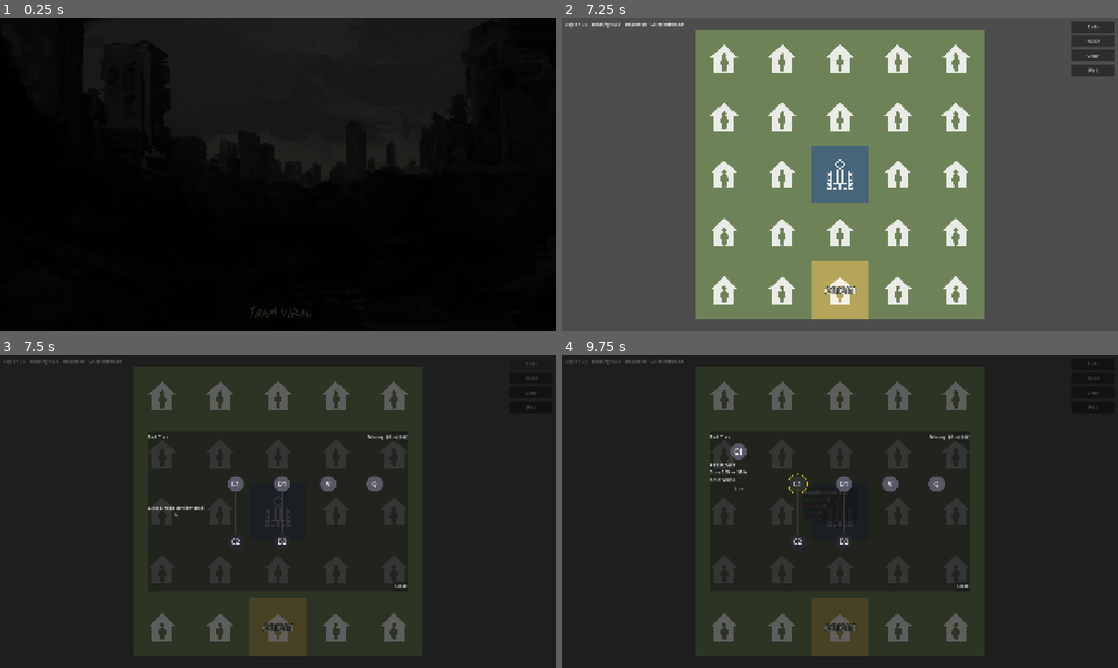
Above: before the commit, frames 1-4 (two rows, left to right).
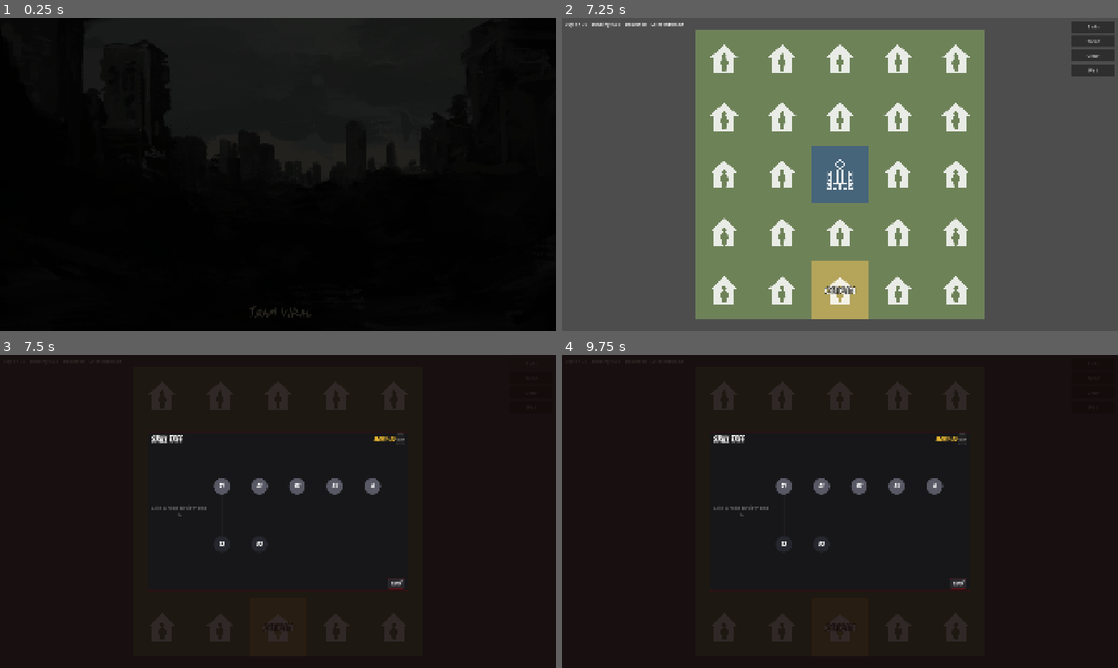
Above: after the commit, the same moments.

Repository: yuleedev/sgai-26
Game: Godot game, scene res://scenes/start_screen.tscn
Two runs of this game, one before a commit and one after it. Both use one fixed random seed, a clock stepped at 60 frames per second and the inputs below.
Inputs (mouse positions are in pixels of both pictures, inside the frame that each line leads up to):
- Up to frame 1 (0.25 s): no input
- Up to frame 2 (7.25 s): tap Enter (ui_accept) at 0.5, 0.77, 1.52, 3.02, 3.77, 4.25, 4.52, 5, 5.75, 6.02 s; move the mouse to (962, 158) at 0.52 s; click (962, 158) at 0.67 s; move the mouse to (728, 190) at 1.27 s; click (728, 190) at 1.42 s; move the mouse to (895, 105) at 2.02 s; click (895, 105) at 2.17 s; move the mouse to (812, 237) at 2.77 s; click (812, 237) at 2.92 s; move the mouse to (1006, 221) at 3.52 s; click (1006, 221) at 3.67 s; move the mouse to (673, 127) at 4.27 s; click (673, 127) at 4.42 s; move the mouse to (867, 174) at 5.02 s; click (867, 174) at 5.17 s; move the mouse to (756, 96) at 5.77 s; click (756, 96) at 5.92 s; click "START" at 6.5 s
- Up to frame 3 (7.5 s): click "Skills" at 7.25 s
- Up to frame 4 (9.75 s): click "Treat" at 8 s; click "Clear" at 8.75 s; click (795, 483) at 9.5 s, where only the run before the commit has a clickable "C1"

Frames 1-2 are identical in both runs. In frame 3, 29% of the frame differs, in the area x 0-97%, y 1-97%; in frame 4, 29%.

Commit message:
added clear to skill tree, skill tree now actually updates game menu

Diff:
--- a/scripts/core/game_manager.gd
+++ b/scripts/core/game_manager.gd
@@ -22,9 +22,9 @@
 	Vector2i(1, 0),
 ]
 
-const TREAT_CURE_RATE := 0.20
-const CLEAR_KILL_RATE := 0.40
-const STARTING_DOSES := 10
+var treat_cure_rate: float = 0.20
+var clear_kill_rate: float = 0.40
+var max_doses: int = 10
 const TILE_PX := 200
 const TILE_SOURCE_ID := 0
 const COLOR_TILES: Array[Vector2i] =[
@@ -39,7 +39,10 @@
 var money := 0
 var day := 1
 var skills: Dictionary = {}
-var doses := STARTING_DOSES
+var doses: int
+var spread_multiplier: float = 1.0
+var reinforced_clear_fee: int = 0
+var vaccine_unlock_day: int = 30
 var selected_cell := Vector2i(-1, -1)
 var status_label: Label
 var action_label: Label
@@ -53,6 +56,7 @@
 var hovered_cell := Vector2i(-1, -1)
 
 func _ready() -> void:
+	doses = max_doses
 	initialize_grid()
 	zombie_cell = random_outer_cell()
 	seed_infection(zombie_cell, STARTING_ZOMBIES)
@@ -215,7 +219,7 @@
 		set_last_action("No doses left")
 		return
 	var data := cell_data[selected_cell]
-	var cured: int = int(floor(data["infected"] * TREAT_CURE_RATE))
+	var cured: int = int(floor(data["infected"] * treat_cure_rate))
 	data["infected"] -= cured
 	data["cured"] += cured
 	doses -= 1
@@ -229,7 +233,7 @@
 		set_last_action("Select a neighborhood first")
 		return
 	var data := cell_data[selected_cell]
-	var killed: int = int(floor(data["infected"] * CLEAR_KILL_RATE))
+	var killed: int = int(floor(data["infected"] * clear_kill_rate))
 	data["infected"] -= killed
 	data["dead"] += killed
 	set_last_action("Cleared (%d, %d): -%d infected, +%d dead" % [selected_cell.x, selected_cell.y, killed, killed])
@@ -255,7 +259,33 @@
 		return false
 	money -= cost
 	skills[skill] = true
-	print("Purchased upgrade: ", skill, " | Money remaining: ", money)
+	match skill:
+		"better_treatment_1":
+			treat_cure_rate = 0.35
+		"better_treatment_2":
+			treat_cure_rate = 0.50
+		"extra_doses_1":
+			max_doses += 5
+			doses += 5
+		"extra_doses_2":
+			max_doses += 5
+			doses += 5
+		"reinforced_clear":
+			reinforced_clear_fee = 8000
+		"rush_vaccine":
+			vaccine_unlock_day = 27
+		"quarantine":
+			spread_multiplier = 0.5
+	var skill_names := {
+		"better_treatment_1": "Better Treatment I",
+		"better_treatment_2": "Better Treatment II",
+		"extra_doses_1": "Extra Doses I",
+		"extra_doses_2": "Extra Doses II",
+		"reinforced_clear": "Reinforced Clear",
+		"rush_vaccine": "Rush Vaccine",
+		"quarantine": "Quarantine",
+	}
+	set_last_action("Purchased " + skill_names.get(skill, skill))
 	return true
 
 func _on_skills_pressed() -> void:
--- a/scripts/ui/skill_tree.gd
+++ b/scripts/ui/skill_tree.gd
@@ -13,66 +13,79 @@
 @onready var detail_cost: Label = %DetailCost
 @onready var detail_buy_button: Button = %DetailBuyButton
 @onready var detail_purchased: Label = %DetailPurchased
+@onready var bg_overlay: ColorRect = $Background
+@onready var panel: PanelContainer = $Panel
+
+var _bangers: FontFile
 
 const SKILLS := [
 	{
-		key = "better_cure_1",
-		name = "Better Cure",
-		desc = "Cure 20% → 35%",
+		key = "better_treatment_1",
+		name = "Better Treatment I",
+		desc = "Treat 20% → 35%",
+		cost = 50000,
+		letter = "T1",
+		pos = Vector2(40, 140),
+		prereqs = [],
+	},
+	{
+		key = "better_treatment_2",
+		name = "Better Treatment II",
+		desc = "Treat 35% → 50%",
 		cost = 100000,
-		letter = "C1",
-		pos = Vector2(100, 140),
-		prereqs = [],
-	},
-	{
-		key = "better_cure_2",
-		name = "Better Cure II",
-		desc = "Cure 35% → 50%",
-		cost = 200000,
-		letter = "C2",
-		pos = Vector2(100, 340),
-		prereqs = ["better_cure_1"],
+		letter = "T2",
+		pos = Vector2(40, 340),
+		prereqs = ["better_treatment_1"],
 	},
 	{
 		key = "extra_doses_1",
-		name = "Extra Doses",
+		name = "Extra Doses I",
 		desc = "+5 doses",
-		cost = 80000,
+		cost = 40000,
 		letter = "D1",
-		pos = Vector2(260, 140),
+		pos = Vector2(170, 140),
 		prereqs = [],
 	},
 	{
 		key = "extra_doses_2",
 		name = "Extra Doses II",
 		desc = "+5 more",
-		cost = 120000,
+		cost = 70000,
 		letter = "D2",
-		pos = Vector2(260, 340),
+		pos = Vector2(170, 340),
 		prereqs = ["extra_doses_1"],
+	},
+	{
+		key = "reinforced_clear",
+		name = "Reinforced Clear",
+		desc = "Unlock paid Clear (55% kill for $8K)",
+		cost = 50000,
+		letter = "RC",
+		pos = Vector2(300, 140),
+		prereqs = [],
 	},
 	{
 		key = "rush_vaccine",
 		name = "Rush Vaccine",
-		desc = "Vaccine 3 days earlier",
-		cost = 150000,
-		letter = "V",
-		pos = Vector2(420, 140),
+		desc = "Vaccine unlocked at day 27",
+		cost = 80000,
+		letter = "RV",
+		pos = Vector2(430, 140),
 		prereqs = [],
 	},
 	{
 		key = "quarantine",
 		name = "Quarantine",
 		desc = "All spread chances halved",
-		cost = 120000,
+		cost = 110000,
 		letter = "Q",
-		pos = Vector2(580, 140),
+		pos = Vector2(560, 140),
 		prereqs = [],
 	},
 ]
 
 const CONNECTIONS := [
-	["better_cure_1", "better_cure_2"],
+	["better_treatment_1", "better_treatment_2"],
 	["extra_doses_1", "extra_doses_2"],
 ]
 
@@ -83,12 +96,146 @@
 var selected_key: String = ""
 
 func _ready() -> void:
+	_bangers = load("res://assets/Bangers-Regular.ttf")
+	_apply_theme()
 	build_visual_tree()
 	visual_tree.draw.connect(_on_visual_tree_draw)
 	close_button.pressed.connect(_on_close_pressed)
 	earn_button.pressed.connect(_on_earn_pressed)
 	detail_buy_button.pressed.connect(_on_detail_buy_pressed)
 	hide_details()
+
+func _apply_theme() -> void:
+	bg_overlay.color = Color(0.06, 0.02, 0.02, 0.85)
+
+	var panel_bg := StyleBoxFlat.new()
+	panel_bg.bg_color = Color(0.09, 0.09, 0.10)
+	panel_bg.set_corner_radius_all(8)
+	panel_bg.corner_detail = 8
+	panel_bg.border_width_left = 2
+	panel_bg.border_width_right = 2
+	panel_bg.border_width_top = 2
+	panel_bg.border_width_bottom = 2
+	panel_bg.border_color = Color(0.25, 0.05, 0.05)
+	panel_bg.content_margin_left = 12
+	panel_bg.content_margin_right = 12
+	panel_bg.content_margin_top = 8
+	panel_bg.content_margin_bottom = 8
+	panel.add_theme_stylebox_override("panel", panel_bg)
+
+	panel.add_theme_color_override("font_color", Color(0.88, 0.88, 0.88))
+
+	var title := $Panel/MainVBox/Header/Title as Label
+	if title != null and _bangers != null:
+		title.add_theme_font_override("font", _bangers)
+		title.add_theme_font_size_override("font_size", 32)
+		title.add_theme_color_override("font_color", Color(0.9, 0.9, 0.9))
+
+	money_label.add_theme_font_override("font", _bangers)
+	money_label.add_theme_font_size_override("font_size", 20)
+	money_label.add_theme_color_override("font_color", Color(0.95, 0.75, 0.2))
+
+	detail_hint.add_theme_color_override("font_color", Color(0.5, 0.5, 0.5))
+	detail_hint.add_theme_font_size_override("font_size", 16)
+
+	detail_name.add_theme_font_override("font", _bangers)
+	detail_name.add_theme_font_size_override("font_size", 22)
+	detail_name.add_theme_color_override("font_color", Color(0.9, 0.9, 0.9))
+
+	detail_desc.add_theme_color_override("font_color", Color(0.7, 0.7, 0.7))
+	detail_desc.add_theme_font_size_override("font_size", 14)
+
+	detail_cost.add_theme_font_override("font", _bangers)
+	detail_cost.add_theme_font_size_override("font_size", 18)
+	detail_cost.add_theme_color_override("font_color", Color(0.95, 0.75, 0.2))
+
+	detail_purchased.add_theme_font_override("font", _bangers)
+	detail_purchased.add_theme_font_size_override("font_size", 20)
+	detail_purchased.add_theme_color_override("font_color", Color(0.3, 0.9, 0.3))
+
+	detail_buy_button.add_theme_font_override("font", _bangers)
+	detail_buy_button.add_theme_font_size_override("font_size", 18)
+
+	close_button.add_theme_font_override("font", _bangers)
+	close_button.add_theme_font_size_override("font_size", 18)
+
+	earn_button.add_theme_font_override("font", _bangers)
+	earn_button.add_theme_font_size_override("font_size", 14)
+	earn_button.add_theme_color_override("font_color", Color(0.5, 0.5, 0.5))
+
+	_style_dark_button(detail_buy_button)
+	_style_dark_button(close_button)
+
+	var earn_sb := StyleBoxFlat.new()
+	earn_sb.bg_color = Color(0.12, 0.12, 0.12)
+	earn_sb.set_corner_radius_all(4)
+	earn_sb.corner_detail = 6
+	earn_sb.border_width_left = 1
+	earn_sb.border_width_right = 1
+	earn_sb.border_width_top = 1
+	earn_sb.border_width_bottom = 1
+	earn_sb.border_color = Color(0.2, 0.2, 0.2)
+	earn_button.add_theme_stylebox_override("normal", earn_sb)
+
+func _style_dark_button(btn: Button) -> void:
+	var normal := StyleBoxFlat.new()
+	normal.bg_color = Color(0.15, 0.15, 0.17)
+	normal.set_corner_radius_all(4)
+	normal.corner_detail = 6
+	normal.border_width_left = 1
+	normal.border_width_right = 1
+	normal.border_width_top = 1
+	normal.border_width_bottom = 1
+	normal.border_color = Color(0.35, 0.08, 0.08)
+	normal.content_margin_left = 12
+	normal.content_margin_right = 12
+	normal.content_margin_top = 4
+	normal.content_margin_bottom = 4
+	btn.add_theme_stylebox_override("normal", normal)
+	btn.add_theme_color_override("font_color", Color(0.85, 0.85, 0.85))
+
+	var hover := StyleBoxFlat.new()
+	hover.bg_color = Color(0.25, 0.1, 0.1)
+	hover.set_corner_radius_all(4)
+	hover.corner_detail = 6
+	hover.border_width_left = 1
+	hover.border_width_right = 1
+	hover.border_width_top = 1
+	hover.border_width_bottom = 1
+	hover.border_color = Color(0.5, 0.12, 0.12)
+	hover.content_margin_left = 12
+	hover.content_margin_right = 12
+	hover.content_margin_top = 4
+	hover.content_margin_bottom = 4
+	btn.add_theme_stylebox_override("hover", hover)
+	btn.add_theme_color_override("font_hover_color", Color(1.0, 1.0, 1.0))
+
+	var pressed := StyleBoxFlat.new()
+	pressed.bg_color = Color(0.1, 0.05, 0.05)
+	pressed.set_corner_radius_all(4)
+	pressed.corner_detail = 6
+	pressed.border_width_left = 1
+	pressed.border_width_right = 1
+	pressed.border_width_top = 1
+	pressed.border_width_bottom = 1
+	pressed.border_color = Color(0.3, 0.05, 0.05)
+	pressed.content_margin_left = 12
+	pressed.content_margin_right = 12
+	pressed.content_margin_top = 4
+	pressed.content_margin_bottom = 4
+	btn.add_theme_stylebox_override("pressed", pressed)
+
+	var disabled := StyleBoxFlat.new()
+	disabled.bg_color = Color(0.08, 0.08, 0.08)
+	disabled.set_corner_radius_all(4)
+	disabled.corner_detail = 6
+	disabled.border_width_left = 1
+	disabled.border_width_right = 1
+	disabled.border_width_top = 1
+	disabled.border_width_bottom = 1
+	disabled.border_color = Color(0.12, 0.12, 0.12)
+	btn.add_theme_stylebox_override("disabled", disabled)
+	btn.add_theme_color_override("font_disabled_color", Color(0.3, 0.3, 0.3))
 
 func hide_details() -> void:
 	detail_hint.visible = true
@@ -117,7 +264,8 @@
 	sb.content_margin_bottom = 0
 	sb.bg_color = _get_node_color(key)
 	detail_icon.add_theme_stylebox_override("normal", sb)
-	detail_icon.add_theme_font_size_override("font_size", 26)
+	detail_icon.add_theme_font_override("font", _bangers)
+	detail_icon.add_theme_font_size_override("font_size", 24)
 
 	var gm = get_parent()
 	if gm.has_skill(key):
@@ -185,15 +333,46 @@
 		btn.position = skill.pos - Vector2(NODE_RADIUS, NODE_RADIUS)
 		btn.pressed.connect(_on_node_pressed.bind(skill.key))
 
-		var sb := StyleBoxFlat.new()
-		sb.set_corner_radius_all(NODE_RADIUS)
-		sb.corner_detail = 12
-		sb.content_margin_left = 0
-		sb.content_margin_right = 0
-		sb.content_margin_top = 0
-		sb.content_margin_bottom = 0
-		btn.add_theme_stylebox_override("normal", sb)
-		btn.add_theme_font_size_override("font_size", 24)
+		var sb_base := StyleBoxFlat.new()
+		sb_base.set_corner_radius_all(NODE_RADIUS)
+		sb_base.corner_detail = 12
+		sb_base.content_margin_left = 0
+		sb_base.content_margin_right = 0
+		sb_base.content_margin_top = 0
+		sb_base.content_margin_bottom = 0
+		btn.add_theme_stylebox_override("normal", sb_base)
+
+		var sb_hover := StyleBoxFlat.new()
+		sb_hover.set_corner_radius_all(NODE_RADIUS)
+		sb_hover.corner_detail = 12
+		sb_hover.content_margin_left = 0
+		sb_hover.content_margin_right = 0
+		sb_hover.content_margin_top = 0
+		sb_hover.content_margin_bottom = 0
+		sb_hover.bg_color = Color(0.4, 0.4, 0.45)
+		btn.add_theme_stylebox_override("hover", sb_hover)
+
+		var sb_pressed := StyleBoxFlat.new()
+		sb_pressed.set_corner_radius_all(NODE_RADIUS)
+		sb_pressed.corner_detail = 12
+		sb_pressed.content_margin_left = 0
+		sb_pressed.content_margin_right = 0
+		sb_pressed.content_margin_top = 0
+		sb_pressed.content_margin_bottom = 0
+		sb_pressed.bg_color = Color(0.2, 0.2, 0.25)
+		btn.add_theme_stylebox_override("pressed", sb_pressed)
+
+		var sb_disabled := StyleBoxFlat.new()
+		sb_disabled.set_corner_radius_all(NODE_RADIUS)
+		sb_disabled.corner_detail = 12
+		sb_disabled.content_margin_left = 0
+		sb_disabled.content_margin_right = 0
+		sb_disabled.content_margin_top = 0
+		sb_disabled.content_margin_bottom = 0
+		btn.add_theme_stylebox_override("disabled", sb_disabled)
+
+		btn.add_theme_font_override("font", _bangers)
+		btn.add_theme_font_size_override("font_size", 22)
 		btn.add_theme_color_override("font_color", Color.WHITE)
 
 		upgrade_buttons[skill.key] = btn
@@ -218,18 +397,18 @@
 
 		var color: Color
 		if gm.has_skill(conn[0]) and gm.has_skill(conn[1]):
-			color = Color(0.2, 0.8, 0.2, 0.8)
+			color = Color(0.25, 0.9, 0.25, 0.9)
 		elif gm.has_skill(conn[0]):
-			color = Color(0.6, 0.8, 0.6, 0.5)
+			color = Color(0.5, 0.85, 0.5, 0.5)
 		else:
-			color = Color(0.3, 0.3, 0.3, 0.6)
-
-		visual_tree.draw_line(from_pos, to_pos, color, 2.0, true)
+			color = Color(0.3, 0.2, 0.2, 0.5)
+
+		visual_tree.draw_line(from_pos, to_pos, color, 2.5, true)
 
 	if selected_key != "":
 		var skill = _get_skill(selected_key)
 		if skill != null:
-			visual_tree.draw_circle(skill.pos, NODE_RADIUS + 5, Color(1.0, 0.85, 0.0, 0.8), false, 3.0)
+			visual_tree.draw_circle(skill.pos, NODE_RADIUS + 5, Color(1.0, 0.7, 0.0, 0.9), false, 3.0)
 
 
 
@@ -238,24 +417,33 @@
 	for skill in SKILLS:
 		var btn = upgrade_buttons[skill.key]
 		var color = _get_node_color(skill.key)
-
-		var sb := StyleBoxFlat.new()
-		sb.bg_color = color
-		sb.set_corner_radius_all(NODE_RADIUS)
-		sb.corner_detail = 12
-		sb.content_margin_left = 0
-		sb.content_margin_right = 0
-		sb.content_margin_top = 0
-		sb.content_margin_bottom = 0
-
-		if gm.has_skill(skill.key) or _can_buy(skill.key):
-			sb.border_width_left = 2
-			sb.border_width_right = 2
-			sb.border_width_top = 2
-			sb.border_width_bottom = 2
-			sb.border_color = Color(0.4, 1.0, 0.4)
-
-		btn.add_theme_stylebox_override("normal", sb)
+		var has_border: bool = gm.has_skill(skill.key) or _can_buy(skill.key)
+
+		for state in ["normal", "hover", "pressed", "disabled"]:
+			var sb := StyleBoxFlat.new()
+			sb.bg_color = color
+			sb.set_corner_radius_all(NODE_RADIUS)
+			sb.corner_detail = 12
+			sb.content_margin_left = 0
+			sb.content_margin_right = 0
+			sb.content_margin_top = 0
+			sb.content_margin_bottom = 0
+
+			if has_border:
+				sb.border_width_left = 2
+				sb.border_width_right = 2
+				sb.border_width_top = 2
+				sb.border_width_bottom = 2
+				sb.border_color = Color(0.4, 1.0, 0.4)
+
+			if state == "hover":
+				sb.bg_color = Color(
+					min(color.r + 0.15, 1.0),
+					min(color.g + 0.15, 1.0),
+					min(color.b + 0.15, 1.0),
+				)
+
+			btn.add_theme_stylebox_override(state, sb)
 
 	visual_tree.queue_redraw()
 
@@ -275,6 +463,8 @@
 	var skill = _get_skill(selected_key)
 	if skill != null and gm.buy_skill(selected_key, skill.cost):
 		update_ui()
+		if gm.has_method("refresh_status"):
+			gm.refresh_status()
 
 func _on_earn_pressed() -> void:
 	var gm = get_parent()
@@ -282,4 +472,7 @@
 	update_ui()
 
 func _on_close_pressed() -> void:
+	var gm = get_parent()
+	if gm.has_method("refresh_status"):
+		gm.refresh_status()
 	queue_free()
